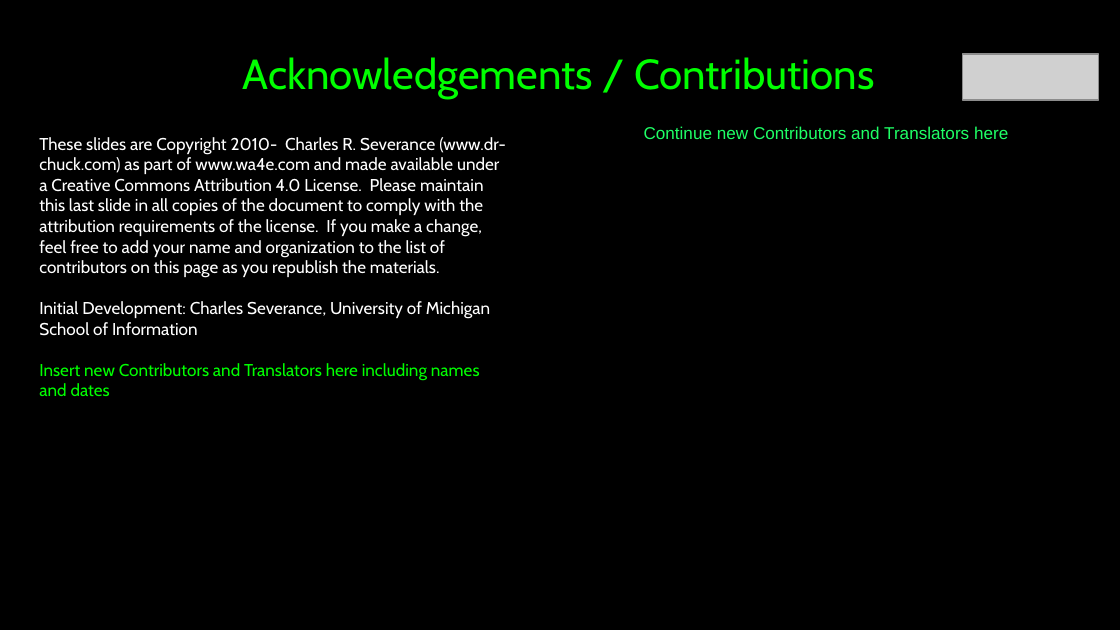
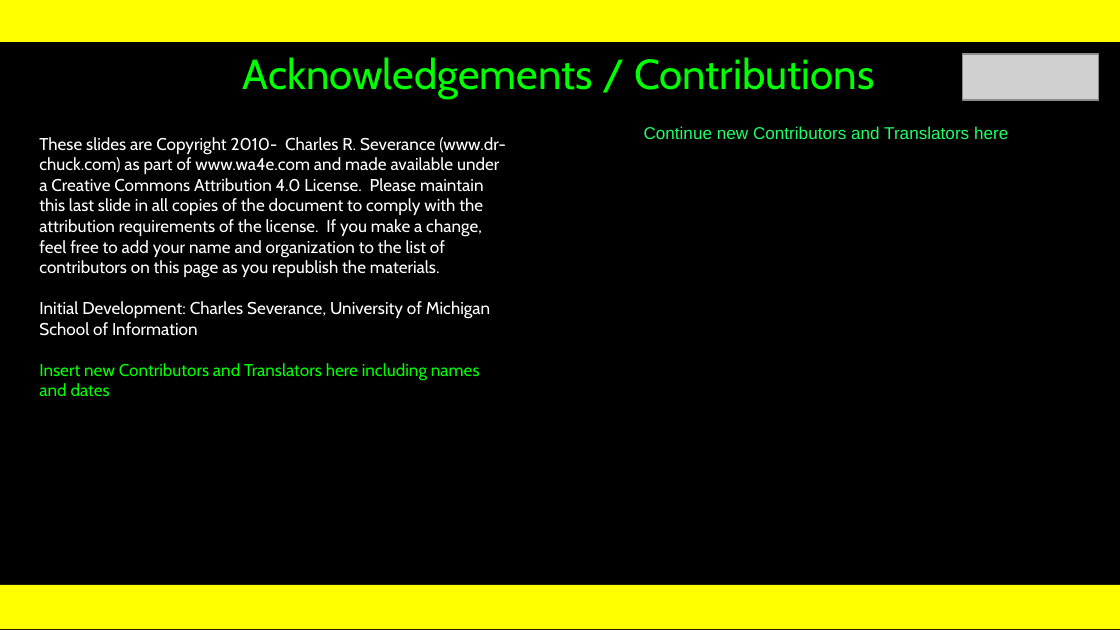
Before and after one commit to csev/wa4e, a slide deck: slide 39 of lectures/Web-01-HTML.ppt. Drawn at 1120x630 pixels with LibreOffice and Linux fonts; fonts in the diff are those of the drawing; grey boxes stand for pictures. Boxes give left, top, right and bottom in pixels: in the first picture for what was removed or moved away, otherwise in the second. Text is boxed around its words. In the diff, an @@ line names an element or a change of style, - is before the commit and + after.

```diff
--- a/lectures/Web-01-HTML.ppt
+++ b/lectures/Web-01-HTML.ppt
@@ rectangle at (0,0,1120,43): fill #000000 to #FFFF00 @@
@@ rectangle: place and size @@
-rectangle at (0,0,1116,45)
+rectangle at (0,0,1120,43)
@@ rectangle at (0,585,1120,629): fill #000000 to #FFFF00 @@
@@ rectangle removed at (0,585,1114,629) @@
```
Also in this commit, not shown: 38 other slides changed, 9 other files.
